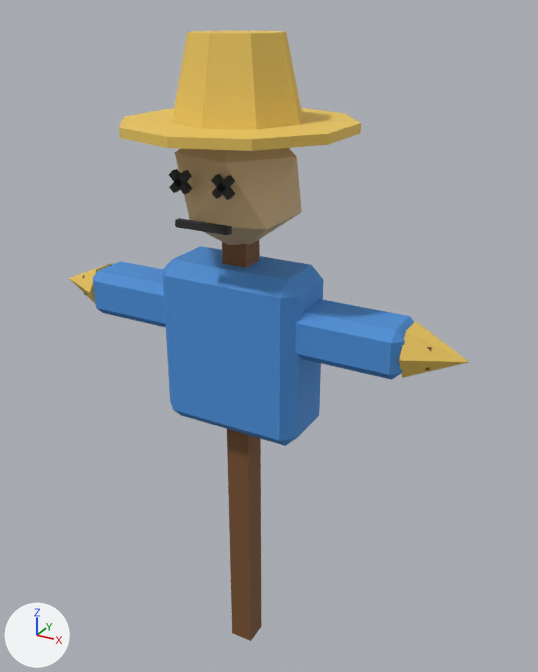
What one commit did to the Blender file blender/models/scarecrow.blend.
Camera for both pictures: a 50 mm lens placed at (1.63, -2.71, 3.18), pointed at (0.06, 0.14, 1.75). Arrows for +X, +Y and +Z are at lower left; the lights stay in place. The first picture is the older version.

In view in the first picture: 'Scarecrow'.
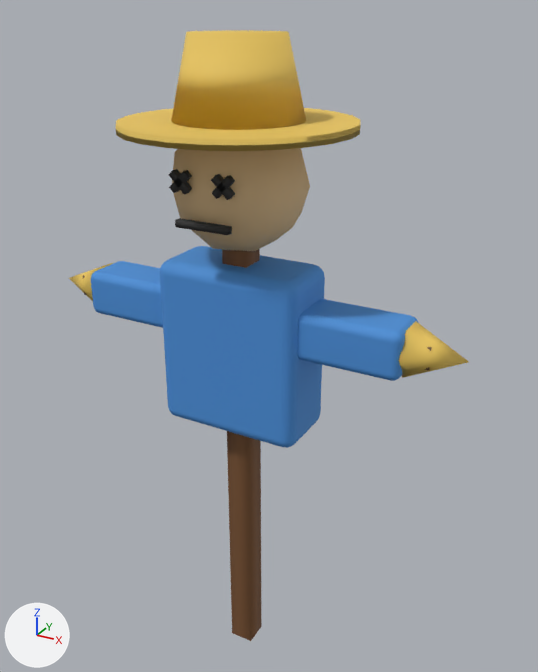
The change, as a diff of the scene's bpy script:
```diff
--- a/blender/models/scarecrow.blend.py
+++ b/blender/models/scarecrow.blend.py
@@ me_cube @@
 # used by ob_scarecrow; location = (0.0, 0.0, 0.0)
-me_cube.from_pydata(...)  # 166 vertices, 150 faces; spans x -1.05..1.05, y -0.5..0.5, z 0.0..3.1
+me_cube.from_pydata(...)  # 512 vertices, 488 faces; spans x -1.05..1.05, y -0.5..0.5, z 0.0..3.1
+# me_cube part 1: 16 vertices removed from x -0.48..0.48, y -0.4..0.4, z 2.72..2.76; 234 vertices added at x -0.5..0.5, y -0.48..0.48, z 1.35..3.1
+# me_cube part 2: 128 vertices added at x -0.8..0.8, y -0.12..0.12, z 1.79..2.01
+# me_cube part 3: the surface is now shaded smooth
 me_cube.materials.append(mat_wooddark)
```

Changed parts and their boxes [x1, y1, x2, y2] in the pictures (538 x 672 px):
part 1 of me_cube, built on: before [119, 108, 361, 151]; after [116, 30, 360, 448]
part 2 of me_cube, added: after [91, 261, 418, 381]
